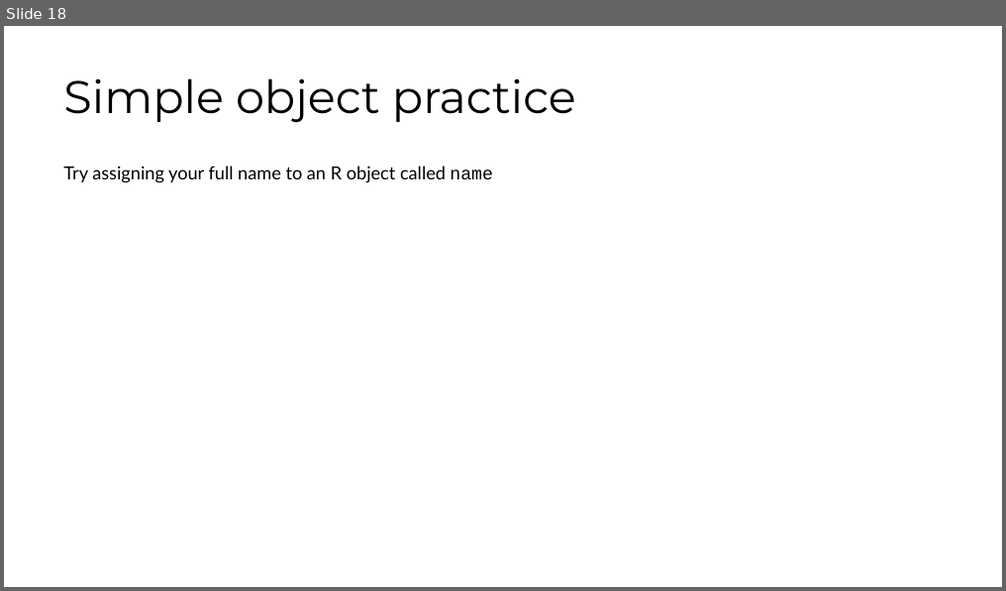
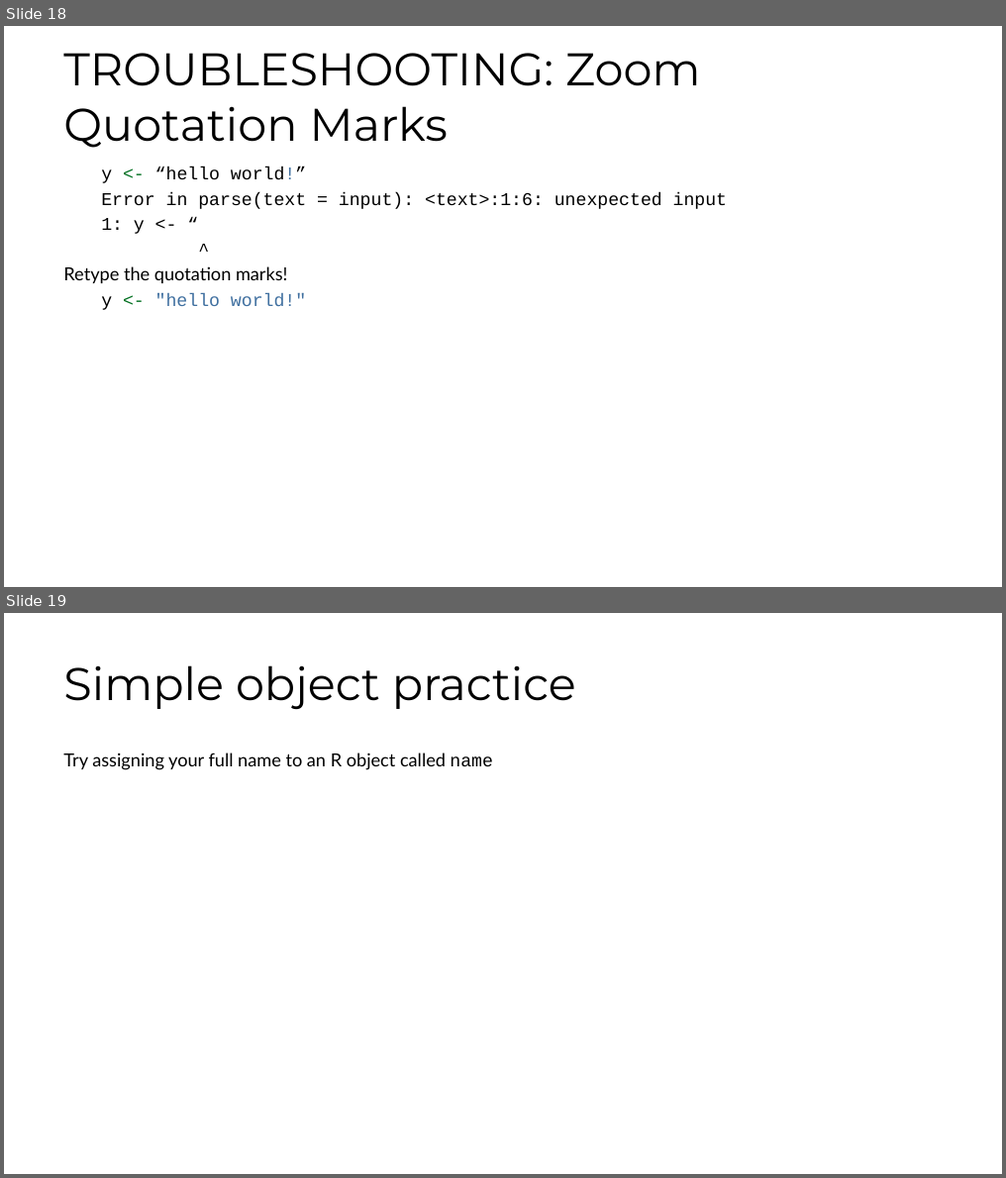
Before and after one commit to fhdsl/DaSEH, a slide deck: modules/Basic_R/Basic_R.pptx. Shown one above the other, each under a label of ours: slide 18 before the commit, slides 18 and 19 after it. The pictures are 1006x591 and 1006x1178 pixels, drawn with LibreOffice and Linux fonts; fonts in the diff are those of the drawing. Boxes give left, top, right and bottom in pixels: in the first picture for what was removed or moved away, otherwise in the second. Text is boxed around its words. In the diff, an @@ line names an element or a change of style, - is before the commit and + after.

```diff
--- a/modules/Basic_R/Basic_R.pptx
+++ b/modules/Basic_R/Basic_R.pptx
@@ slide 18 added at <box>4,26,1002,587</box>, background #FFFFFF @@
@@ title added at <box>63,53,700,148</box>, 33 pt, text #000000 @@
+TROUBLESHOOTING: Zoom Quotation Marks
@@ text added at <box>63,167,727,310</box>, 13 pt, text #000000 @@
+y <- “hello world!”
+Error in parse(text = input): <text>:1:6: unexpected input
+1: y <- “
+^
+Retype the quotation marks!
+y <- "hello world!"
@@ what was slide 18 is now slide 19 @@
```
Also in this commit, not shown: 1 slide changed, 3 other files.
